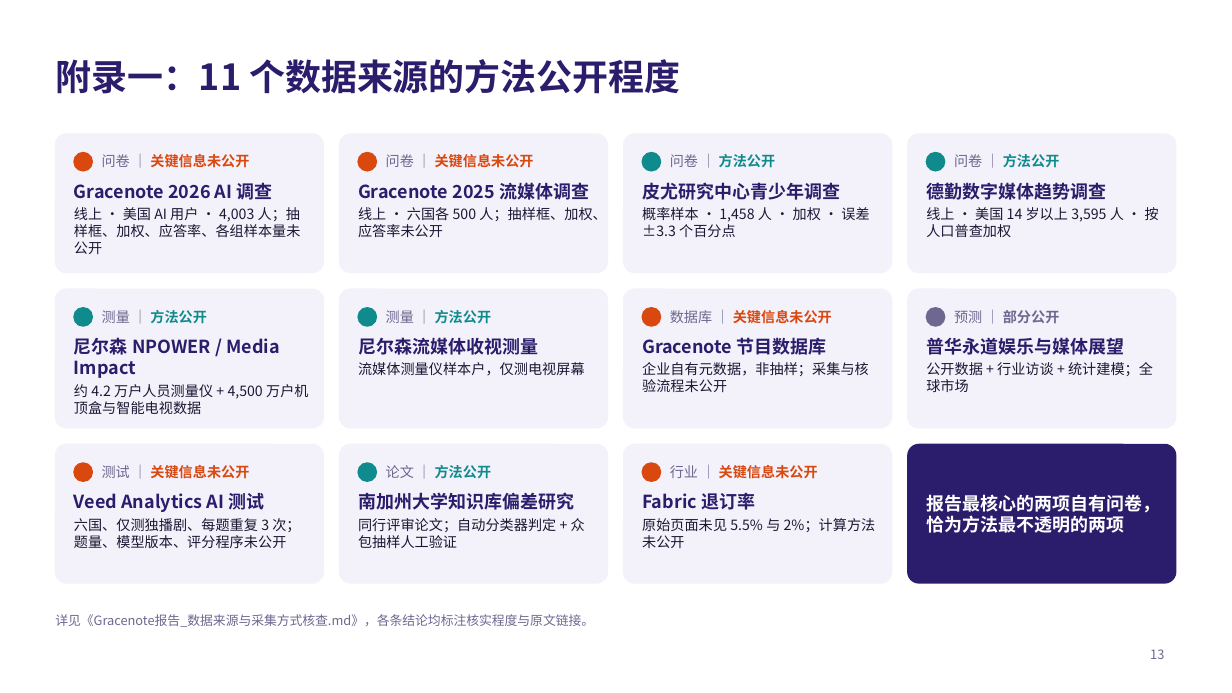
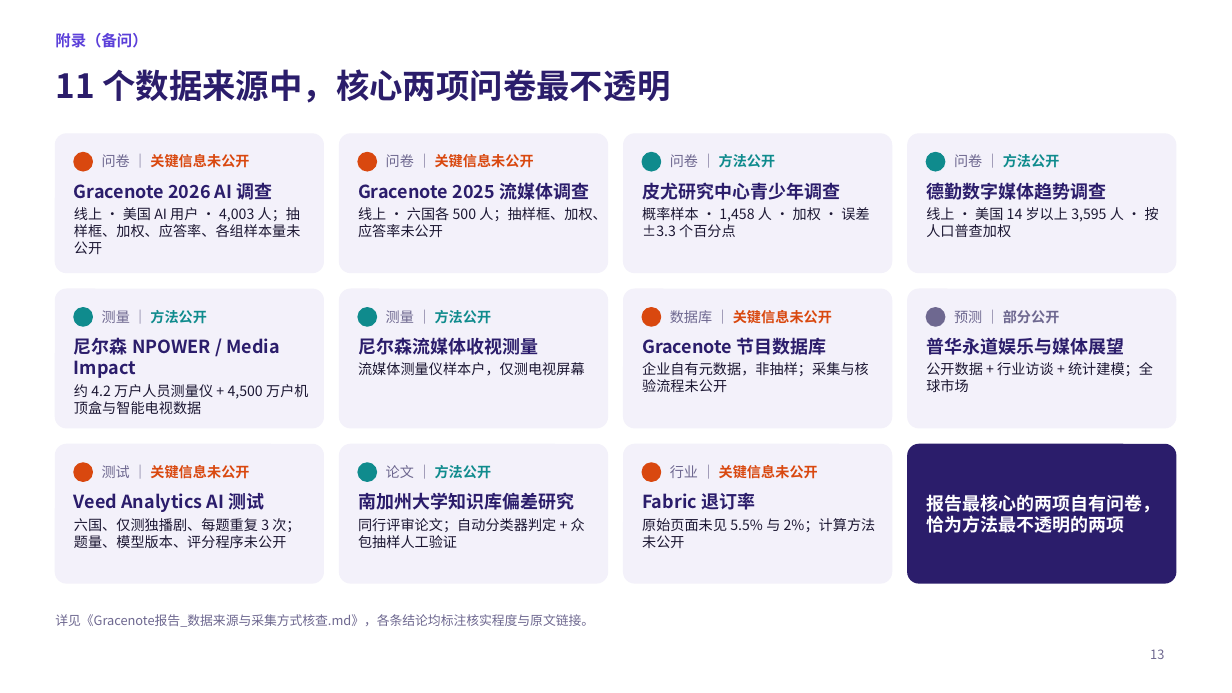
Before and after one commit to jayleo113/ppt, a slide deck: slide 13 of Gracenote报告解读_课堂汇报.pptx. Drawn at 1232x693 pixels with LibreOffice and Linux fonts; fonts in the diff are those of the drawing. Boxes give left, top, right and bottom in pixels: in the first picture for what was removed or moved away, otherwise in the second. Text is boxed around its words. In the diff, an @@ line names an element or a change of style, - is before the commit and + after.

```diff
--- a/Gracenote报告解读_课堂汇报.pptx
+++ b/Gracenote报告解读_课堂汇报.pptx
@@ text added at [55,33,147,48], 12 pt, text #5B3FD9, bold @@
+附录（备问）
@@ title at [55,69,670,103]: text changed; size 28 to 26 pt @@
-附录一：11 个数据来源的方法公开程度
+11 个数据来源中，核心两项问卷最不透明
```
Also in this commit, not shown: 12 other slides changed, 5 other files.
